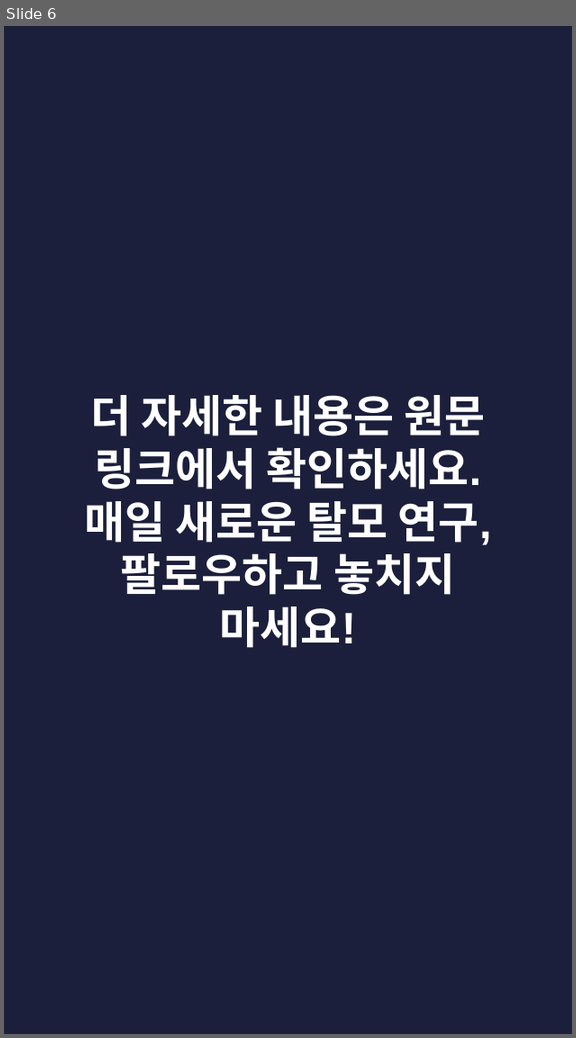
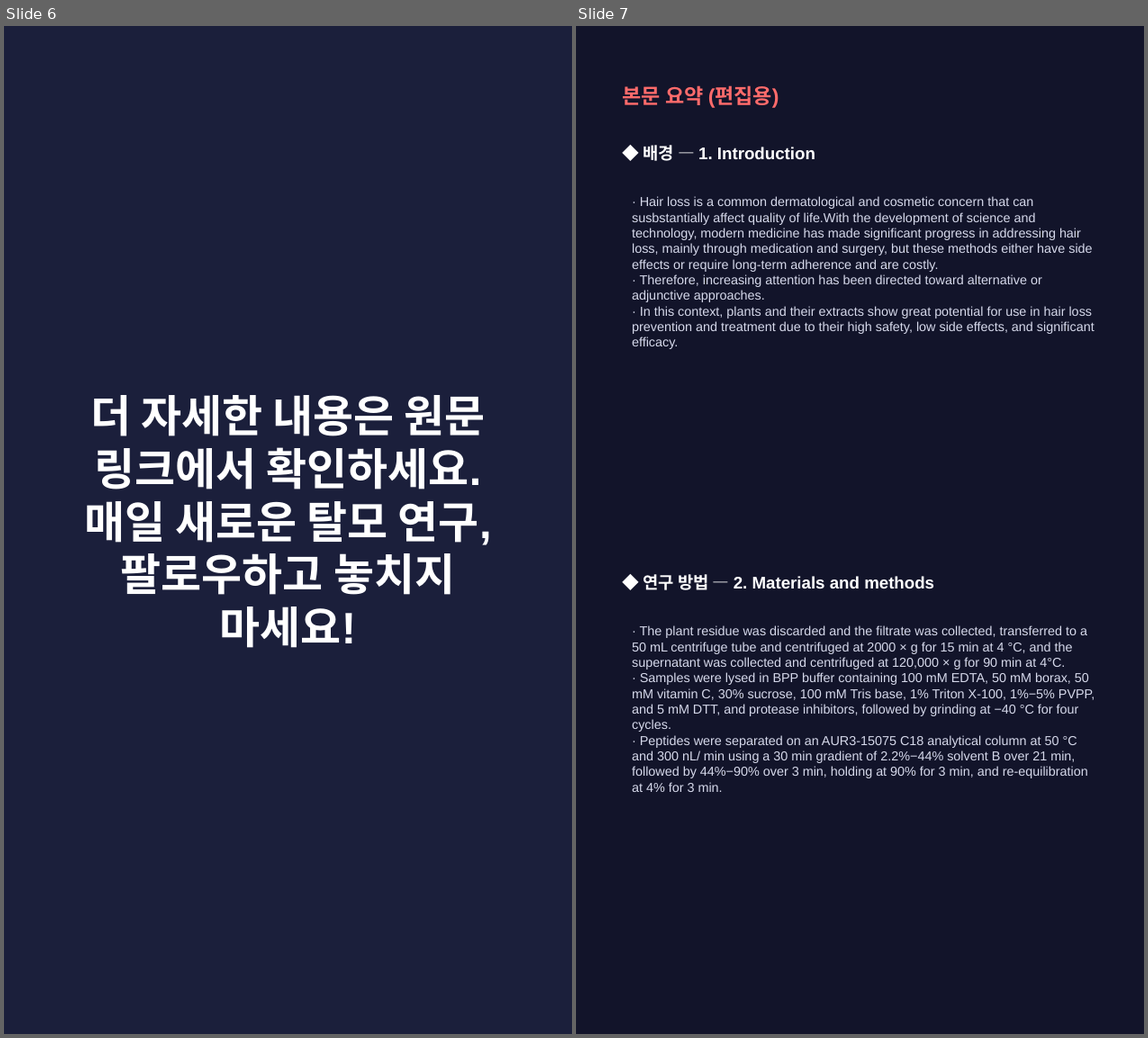
Before and after one commit to hyokang2010-BJ-ANTH/product-builder-test, a slide deck: pwa/data/latest/slides.pptx. Shown side by side, each under a label of ours: slide 6 before the commit, slides 6 and 7 after it. The pictures are 576x1038 and 1148x1038 pixels, drawn with LibreOffice and Linux fonts; fonts in the diff are those of the drawing. Boxes give left, top, right and bottom in pixels: in the first picture for what was removed or moved away, otherwise in the second. Text is boxed around its words. In the diff, an @@ line names an element or a change of style, - is before the commit and + after.

```diff
--- a/pwa/data/latest/slides.pptx
+++ b/pwa/data/latest/slides.pptx
@@ slide 7 added at <box>576,26,1144,1034</box>, background #12142A @@
@@ text added at <box>623,85,779,108</box>, 16 pt, text #FF6B6B, bold @@
+본문 요약 (편집용)
@@ text added at <box>644,145,815,161</box>, 13 pt, text #FFFFFF, bold @@
+◆ 배경 — 1. Introduction
@@ text added at <box>632,196,1094,349</box>, 10 pt, text #D5D8EA @@
+· Hair loss is a common dermatological and cosmetic concern that can susbstantially affect quality of life.With the development of science and technology, modern medicine has made significant progress in addressing hair loss, mainly through medication and surgery, but these methods either have side effects or require long-term adherence and are costly.
+· Therefore, increasing attention has been directed toward alternative or adjunctive approaches.
+· In this context, plants and their extracts show great potential for use in hair loss prevention and treatment due to their high safety, low side effects, and significant efficacy.
@@ text added at <box>644,574,934,590</box>, 13 pt, text #FFFFFF, bold @@
+◆ 연구 방법 — 2. Materials and methods
@@ text added at <box>632,625,1094,792</box>, 10 pt, text #D5D8EA @@
+· The plant residue was discarded and the filtrate was collected, transferred to a 50 mL centrifuge tube and centrifuged at 2000 × g for 15 min at 4 °C, and the supernatant was collected and centrifuged at 120,000 × g for 90 min at 4°C.
+· Samples were lysed in BPP buffer containing 100 mM EDTA, 50 mM borax, 50 mM vitamin C, 30% sucrose, 100 mM Tris base, 1% Triton X-100, 1%−5% PVPP, and 5 mM DTT, and protease inhibitors, followed by grinding at −40 °C for four cycles.
+· Peptides were separated on an AUR3-15075 C18 analytical column at 50 °C and 300 nL/ min using a 30 min gradient of 2.2%−44% solvent B over 21 min, followed by 44%−90% over 3 min, holding at 90% for 3 min, and re-equilibration at 4% for 3 min.
```
Also in this commit, not shown: 2 slides changed, 4 other slides added, 4 slides removed, 26 other files.
